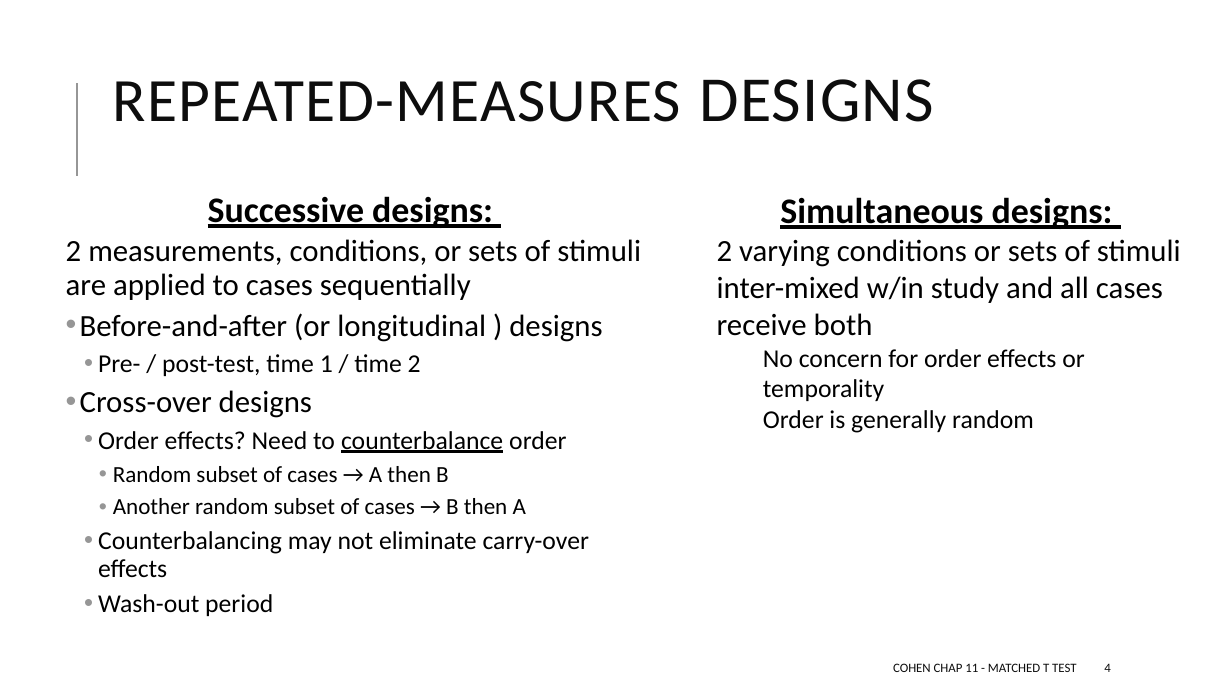
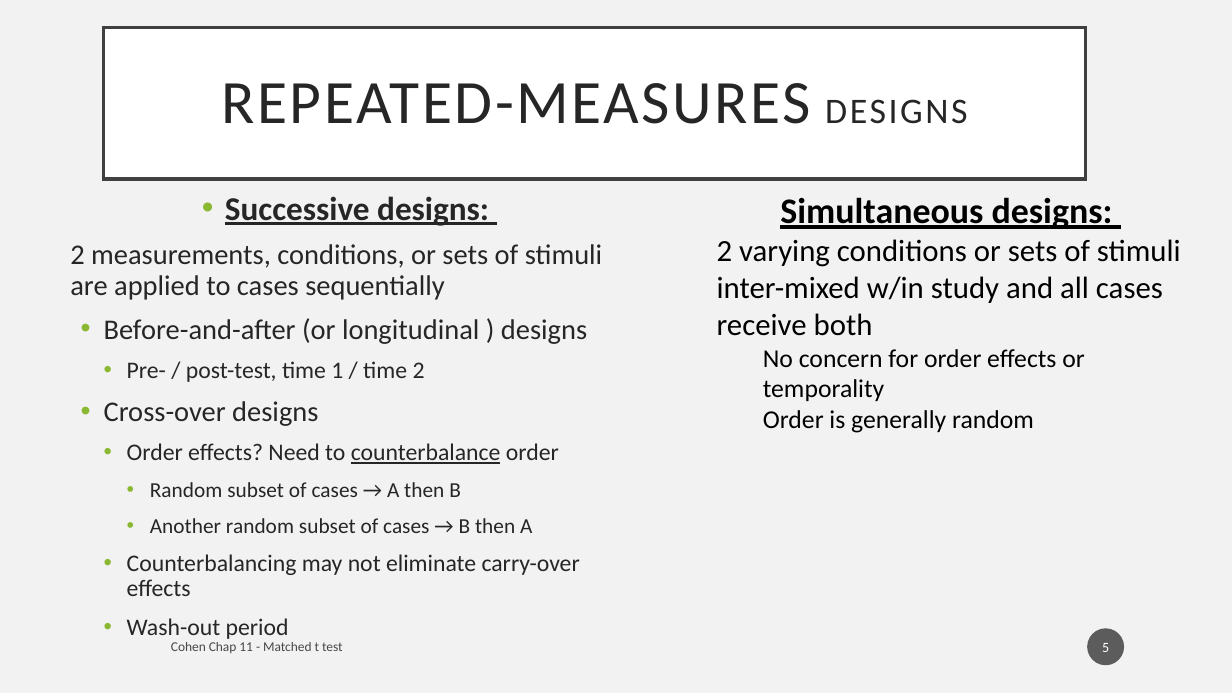
Before and after one commit to TysonStanley/EDUC-6600, a slide deck: slide 5 of old/Cohen chap 11 Matched t Test (screen).pptx (slide 4 before the commit). Drawn at 1232x693 pixels with LibreOffice and Linux fonts; fonts in the diff are those of the drawing. Boxes give left, top, right and bottom in pixels: in the first picture for what was removed or moved away, otherwise in the second. Text is boxed around its words. In the diff, an @@ line names an element or a change of style, - is before the commit and + after.

```diff
--- a/old/Cohen chap 11 Matched t Test (screen).pptx
+++ b/old/Cohen chap 11 Matched t Test (screen).pptx
@@ background #FFFFFF to #F2F2F2 @@
@@ title "REPEATED-MEASURES DESIGNS": place and size @@
-title "REPEATED-MEASURES DESIGNS" at bbox=[113, 79, 934, 122]
+title "REPEATED-MEASURES DESIGNS" at bbox=[104, 28, 1086, 179]
@@ title "REPEATED-MEASURES DESIGNS" at bbox=[104, 28, 1086, 179]: size 50 to 28 pt in "DESIGNS"; text colour #0D0D0D to #262626, letter spacing 1 to 2 pt; alignment left to centre; line spacing 0.8 to 0.9; fill none to #FFFFFF; outline none to #404040 2.5 pt @@
@@ line removed from (77, 176) to (77, 83) @@
@@ text "Successive designs:" at bbox=[70, 196, 602, 639]: size 28 to 25.9 pt in "Successive designs:"; text colour #000000 to #262626; size 24 to 22.2 pt in "2 measurements, conditions, or sets of stimuli ...", "Before-and-after (or longitudinal ) designs", "Cross-over designs"; size 20 to 18.5 pt in "Pre- / post-test, time 1 / time ...", "Order effects? Need to counterbalance order", "Counterbalancing may not eliminate carry-over effects", "Wash-out period"; size 18 to 16.6 pt in "Random subset of cases → A then ...", "Another random subset of cases → B ..."; bullet   to •; less space between paragraphs; bullet colour #969696 to #8AB833; more space between paragraphs; indent changed @@
@@ page number added at bbox=[1088, 628, 1125, 665], fill #1D1D1D at 70% opacity, 11 pt, text #FFFFFF @@
+5
@@ text at bbox=[171, 642, 343, 653]: text changed; size 10 to 10.5 pt; text colour #0D0D0D to #000000 at 70% opacity @@
-COHEN CHAP 11 - MATCHED T TEST
+Cohen Chap 11 - Matched t test
@@ page number removed at bbox=[1104, 664, 1110, 672] @@
-4
```
Also in this commit, not shown: 18 other slides changed, 1 slide added, 2 other files.
